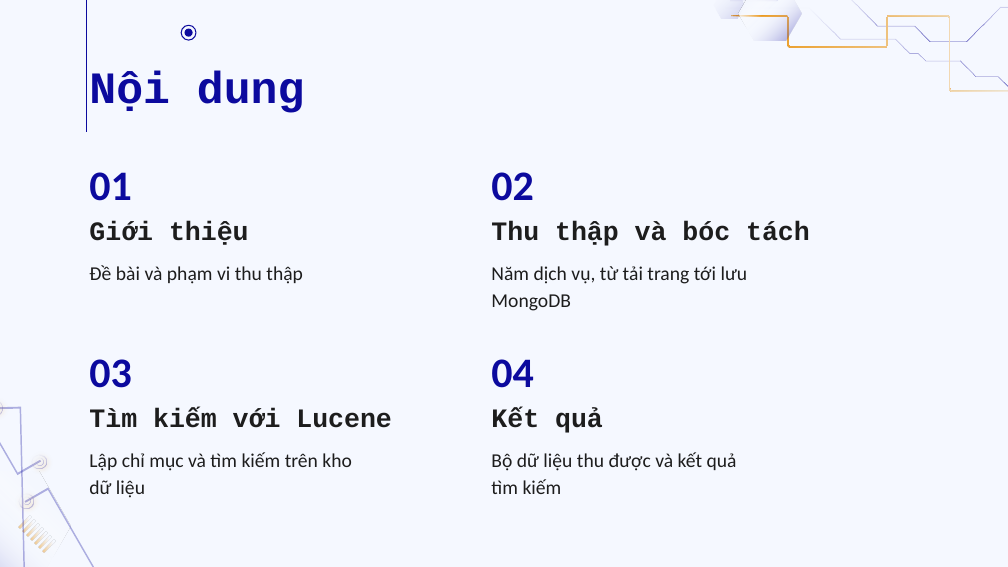
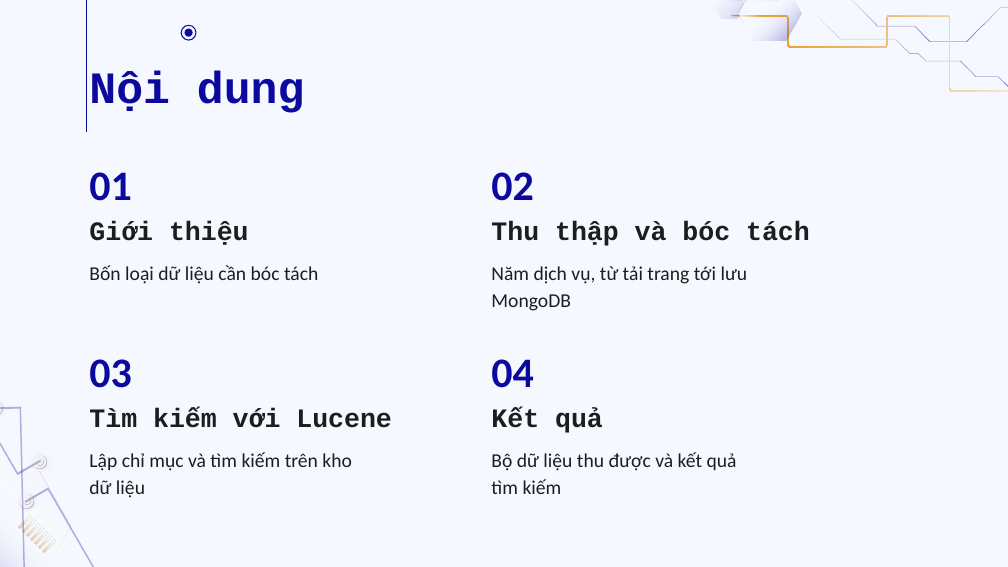
Before and after one commit to doanan293/WebCorpusPipeline, a slide deck: slide 2 of docs/presentation/BAT-thu-thap-boc-tach-tim-kiem.pptx. Drawn at 1008x567 pixels with LibreOffice and Linux fonts; fonts in the diff are those of the drawing. Boxes give left, top, right and bottom in pixels: in the first picture for what was removed or moved away, otherwise in the second. Text is boxed around its words. In the diff, an @@ line names an element or a change of style, - is before the commit and + after.

```diff
--- a/docs/presentation/BAT-thu-thap-boc-tach-tim-kiem.pptx
+++ b/docs/presentation/BAT-thu-thap-boc-tach-tim-kiem.pptx
@@ subtitle at [89, 265, 318, 284]: text changed @@
-Đề bài và phạm vi thu thập
+Bốn loại dữ liệu cần bóc tách
```
Also in this commit, not shown: 4 other slides changed, 3 slides added, 1 slide removed, 3 other files.
